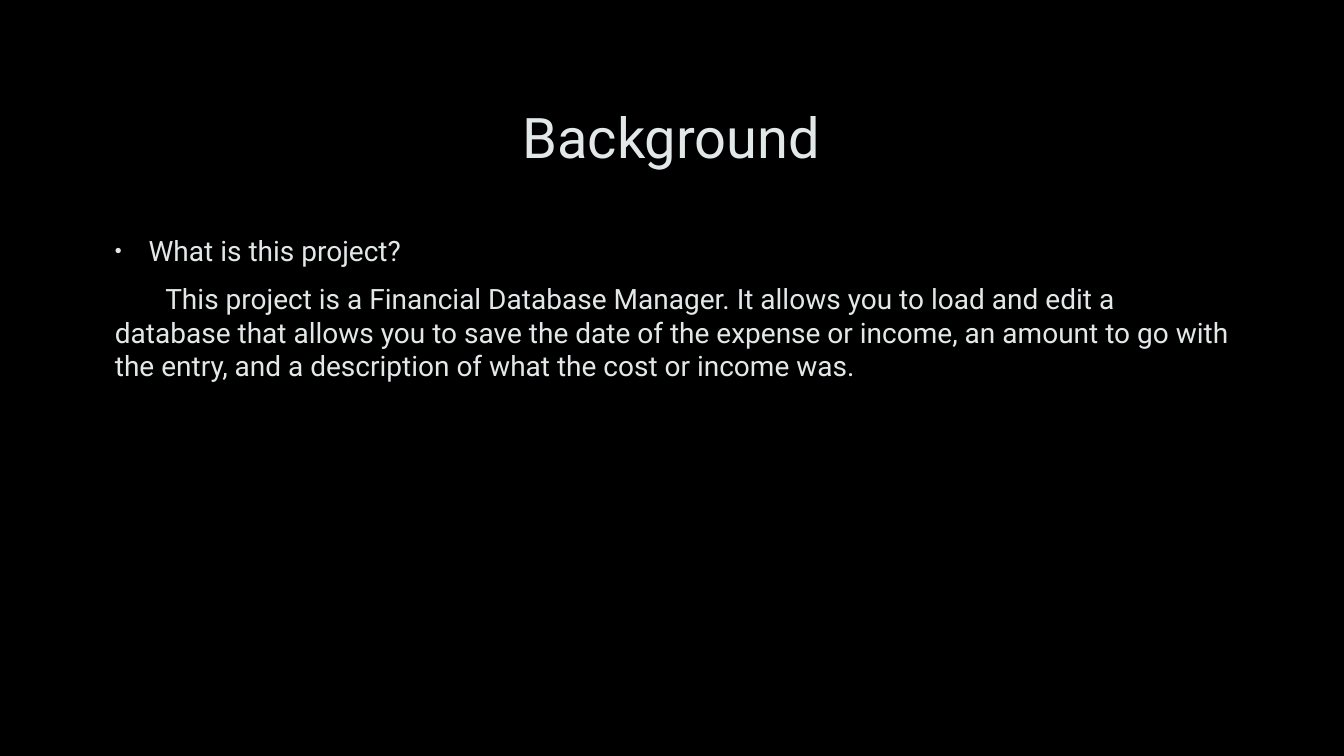
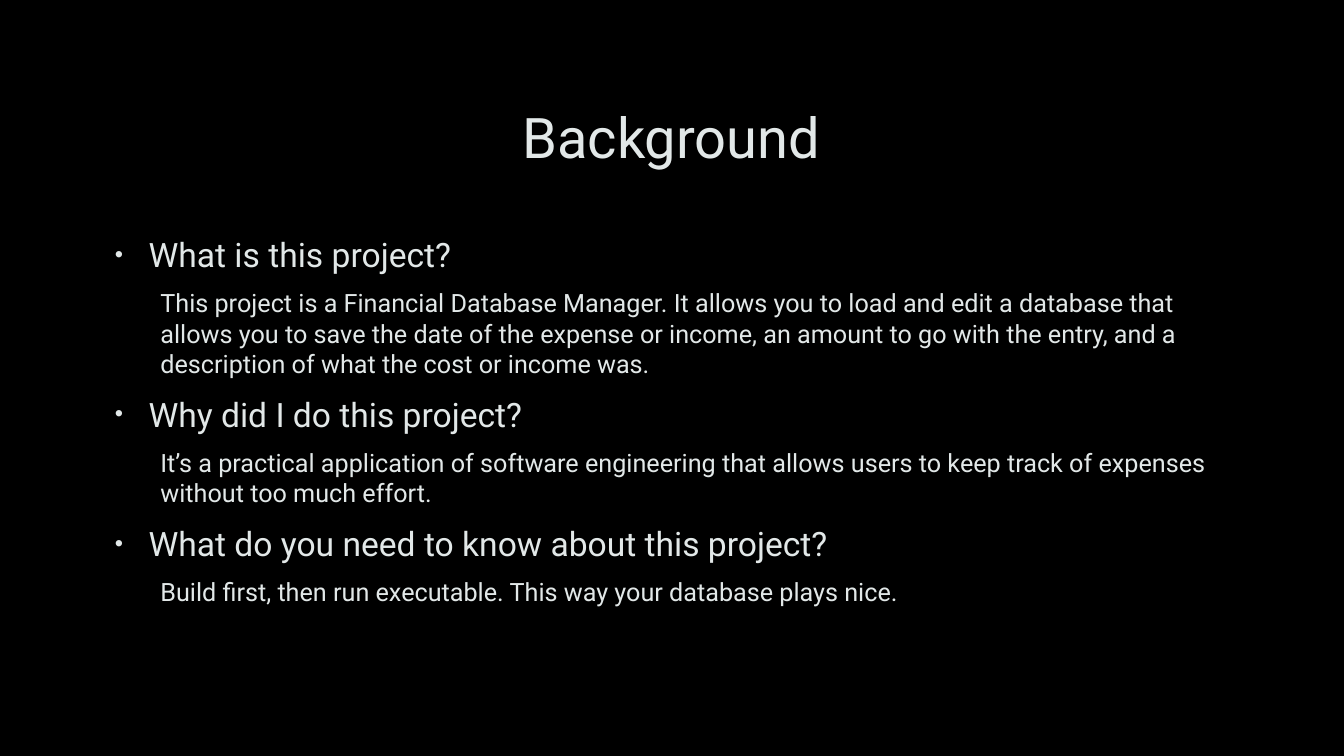
Before and after one commit to jondgons/Financial-Database-Manager, a slide deck: slide 2 of Documentation/Financial Database Manager.pptx. Drawn at 1344x756 pixels with LibreOffice and Linux fonts; fonts in the diff are those of the drawing; background and template pictures are left out. Boxes give left, top, right and bottom in pixels: in the first picture for what was removed or moved away, otherwise in the second. Text is boxed around its words. In the diff, an @@ line names an element or a change of style, - is before the commit and + after.

```diff
--- a/Documentation/Financial Database Manager.pptx
+++ b/Documentation/Financial Database Manager.pptx
@@ text at <box>149,241,1176,378</box>: size 20 to 24 pt in "What is this project?"; size 20 to 18 pt in "This project is a Financial Database Manager. ..."; list level 1 to 2 in "This project is a Financial ..." @@
@@ text at <box>149,401,1206,607</box>: paragraphs added @@
+• Why did I do this project?
+  It’s a practical application of software engineering that allows users to keep track of expenses without too much effort.
+• What do you need to know about this project?
+  Build first, then run executable. This way your database plays nice.
```
Also in this commit, not shown: 4 slides added, 12 other files.
